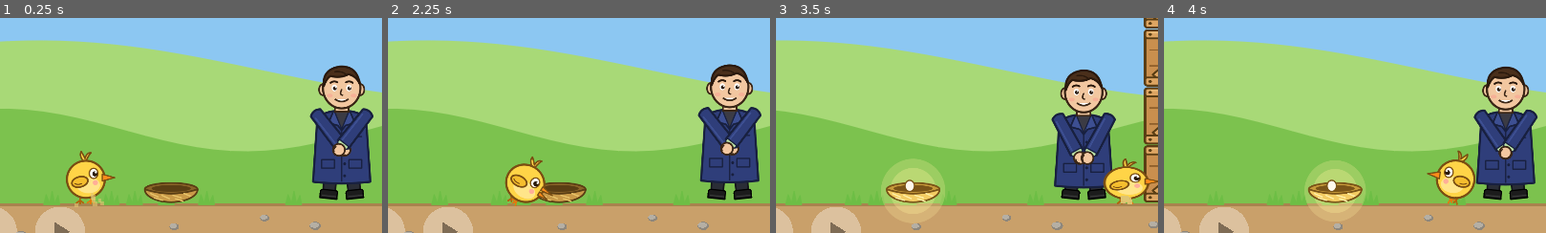
Above: before the commit, frames 1-4 (left to right).
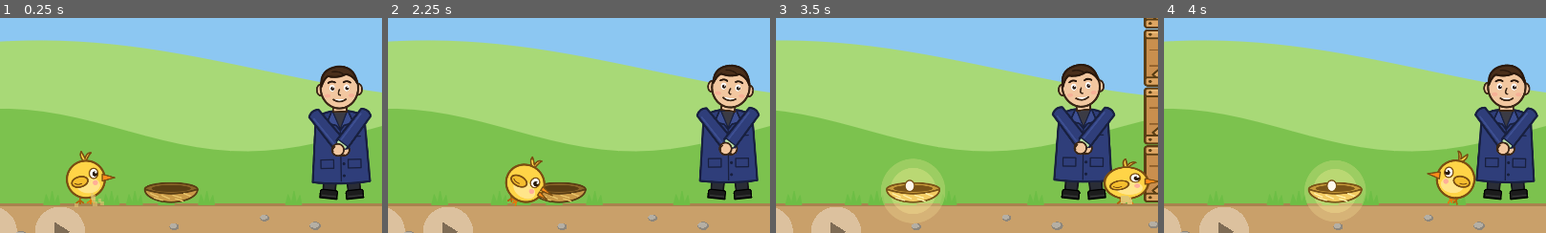
Above: after the commit, the same moments.

Repository: ricky80l/pulcino-libero
Game: Godot game, scene res://scenes/prova_operatori.tscn
Two runs of this game, one before a commit and one after it. Both use one fixed random seed, a clock stepped at 60 frames per second and the inputs below. This scene is started directly instead of the project's main scene.
Inputs (mouse positions are % of the whole screen's width and height, from its top left):
- Up to frame 1 (0.25 s): no input
- Up to frame 2 (2.25 s): click "II" at 0.5 s; click "Continua" at 1.25 s; tap Enter (ui_accept) at 2 s; move the mouse to (72, 45) at 2.02 s; hold Right (move_right) from 2.03 s (still down); tap X (peck) at 2.1 s; click (72, 45) at 2.17 s
- Up to frame 3 (3.5 s): keep holding Right (move_right); tap Space (jump) at 2.27, 3.02 s; move the mouse to (30, 55) at 2.77 s; tap X (peck) at 2.85 s
- Up to frame 4 (4 s): move the mouse to (60, 28) at 3.52 s; release Right (move_right) at 3.53 s; hold Left (move_left) from 3.53 s (still down); tap X (peck) at 3.6 s
The pictures show only the part of the screen within x 6-56%, y 41-91%; the shares and areas given below are measured in that part.

The runs differ from the first frame. In frame 1, 2.3% of the frame differs, in the area x 80-98%, y 21-78%; in frame 2, 2.4%; in frame 3, 4.3%, in the area x 72-89%, y 21-80%; in frame 4, 3.1%.

Commit message:
Operatori piu' vivi da fermi, senza perdere la presa
Dondolano piano il peso, respirano e ogni mezzo secondo o secondo e mezzo
fanno un gesto a caso tra i loro preferiti: salutano, si grattano la
testa, guardano l'orologio, fischiettano, si guardano intorno, si
stiracchiano. Il punto dove prendono il pulcino resta fisso all'altezza
delle mani unite, cosi' i lanci funzionano anche durante un gesto.

Co-Authored-By: Claude Opus 5.5 <noreply@anthropic.com>

Diff:
--- a/scripts/operatore.gd
+++ b/scripts/operatore.gd
@@ -14,6 +14,16 @@
 enum Stato { PRONTO, CARICA, LANCIO, ESULTA }
 
 const NOMI := ["moro", "biondo", "indiano", "marocchino"]
+# gesti da fermo preferiti da ognuno (i ripetuti escono più spesso): così hanno un loro carattere
+const GESTI := [
+	["orologio", "guarda", "fischietta", "sistema", "guarda", "saluta"],
+	["saluta", "gratta", "stiracchia", "peso", "saluta", "fischietta"],
+	["guarda", "sistema", "orologio", "peso", "guarda", "gratta"],
+	["fischietta", "saluta", "stiracchia", "fischietta", "guarda", "peso"],
+]
+const DURATE := {"sistema": 1.2, "guarda": 2.2, "stiracchia": 1.8, "peso": 2.6, "saluta": 1.8,
+		"gratta": 1.6, "orologio": 1.8, "fischietta": 2.4}
+const PRESA := Vector2(0, -64)  # dove prende il pulcino: le mani unite, sempre lì anche durante un gesto
 const BATTUTE := ["Su!", "Vai!", "Op-là!", "Volaaa!"]
 # Lancio di ogni mossa (pixel al secondo; x verso dove guarda l'operatore):
 # bagher dritto in alto, canestro ad arco in avanti, catapulta in diagonale, giravolta lontanissimo in orizzontale
@@ -70,7 +80,7 @@
 func _ready():
 	tempo = position.x * 0.01  # così non respirano tutti insieme
 	rng.randomize()
-	prossimo_gesto = rng.randf_range(1.0, 3.0)
+	prossimo_gesto = rng.randf_range(0.3, 1.5)
 	var nome: String = NOMI[chi]
 	var immagine_braccio: Texture = load("res://assets/grafica/operatori/braccio_%s.svg" % nome)
 	add_child(figura)
@@ -141,7 +151,10 @@
 		posa[k] = lerp(posa_da[k], posa_a[k], t)
 	var extra := {"sx": 0.0, "dx": 0.0, "abbassa": 0.0, "x": 0.0, "inclina": 0.0, "testa": 0.0}
 	if stato == Stato.PRONTO:
+		# respira e dondola piano il peso da un fianco all'altro
 		extra["abbassa"] = sin(tempo * 1.6) * 1.2
+		extra["x"] = sin(tempo * 0.8) * 1.5
+		extra["inclina"] = sin(tempo * 0.8 + 1.0) * 1.2
 		_gesti(delta, extra)
 	elif stato == Stato.ESULTA:
 		extra["abbassa"] = -abs(sin(timer * 12.0)) * 8.0
@@ -170,9 +183,10 @@
 			gesto = "invita"
 			durata_gesto = 1.1
 		else:
-			var scelte := ["sistema", "guarda", "stiracchia", "peso", "guarda"]
-			gesto = scelte[rng.randi() % scelte.size()]
-			durata_gesto = {"sistema": 1.2, "guarda": 2.2, "stiracchia": 1.8, "peso": 2.6}[gesto]
+			var scelte: Array = GESTI[chi]
+			var nuovo: String = scelte[rng.randi() % scelte.size()]
+			gesto = nuovo
+			durata_gesto = DURATE[gesto] * rng.randf_range(0.85, 1.2)
 		tempo_gesto = 0.0
 	tempo_gesto += delta
 	var f: float = clamp(tempo_gesto / durata_gesto, 0.0, 1.0)
@@ -194,11 +208,24 @@
 			extra["dx"] -= 190.0 * su
 			extra["abbassa"] -= 4.0 * su
 		"peso":  # sposta il peso da un piede all'altro
-			extra["x"] = 3.0 * sin(TAU * f)
-			extra["inclina"] = 2.5 * sin(TAU * f)
+			extra["x"] += 4.0 * sin(TAU * f)
+			extra["inclina"] += 3.0 * sin(TAU * f)
+		"saluta":  # alza la mano e saluta, due volte, con calma
+			extra["dx"] -= 185.0 * e + 16.0 * sin(TAU * 2.0 * f) * e
+			extra["testa"] = -4.0 * e
+		"gratta":  # si gratta la testa, perplesso
+			extra["sx"] += 200.0 * e + 7.0 * sin(TAU * 3.0 * f) * e
+			extra["testa"] = 6.0 * e
+		"orologio":  # porta il polso davanti e guarda l'orologio
+			extra["dx"] += 72.0 * e
+			extra["testa"] = 7.0 * e
+			extra["abbassa"] += 2.0 * e
+		"fischietta":  # muove la testa a tempo, come se fischiettasse
+			extra["testa"] = 5.0 * sin(TAU * 3.0 * f) * e
+			extra["abbassa"] += 2.0 * abs(sin(TAU * 1.5 * f)) * e
 	if f >= 1.0:
 		gesto = ""
-		prossimo_gesto = rng.randf_range(1.5, 4.5)
+		prossimo_gesto = rng.randf_range(0.4, 1.5)
 
 
 func _vai(nuovo: int, verso_posa: Dictionary, durata: float):
@@ -220,7 +247,7 @@
 func _pulcino_sulle_mani() -> bool:
 	if pulcino == null or pulcino.tenuto or pulcino.timer_sbalzo > 0 or pulcino.velocita.y <= 0:
 		return false
-	var mani := _mani()
+	var mani := global_position + PRESA
 	var piedi: Vector2 = pulcino.global_position + Vector2(0, 20)
 	return abs(piedi.x - mani.x) < 34 and piedi.y > mani.y - 24 and piedi.y < mani.y + 14
 
Not shown, changed: docs/index.html
Not shown, changed: docs/index.pck
